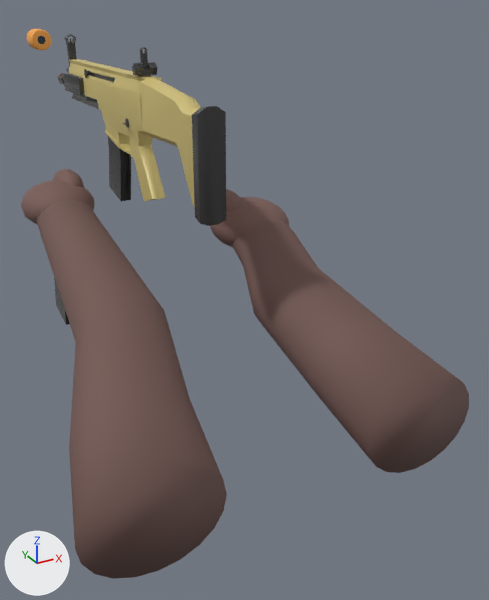
What one commit did to the Blender file art/weapons/ranger.blend.
Both versions are drawn from a 50 mm camera at (-0.62, -1.39, 0.33) aimed at (0.24, 0.17, -0.45). The lights are fixed; the arrows at lower left show +X, +Y and +Z. The picture after the commit comes second.

Names of what the first picture shows: 'AUTHORED scarl ChargingHandleGeometry', 'AUTHORED scarl FrontIronSight', 'AUTHORED scarl IronSightGeometry', 'AUTHORED scarl MagazineGeometry', 'AUTHORED scarl SpareMagazineGeometry', 'AUTHORED scarl StockGeometry', 'AUTHORED scarl WeaponBodyGeometry', 'LEFT BARE FOREARM', 'LEFT exposed hand palm', 'LEFT thumb pad', 'RIGHT BARE FOREARM', 'RIGHT exposed hand palm', 'RIGHT thumb pad' and 2 more.
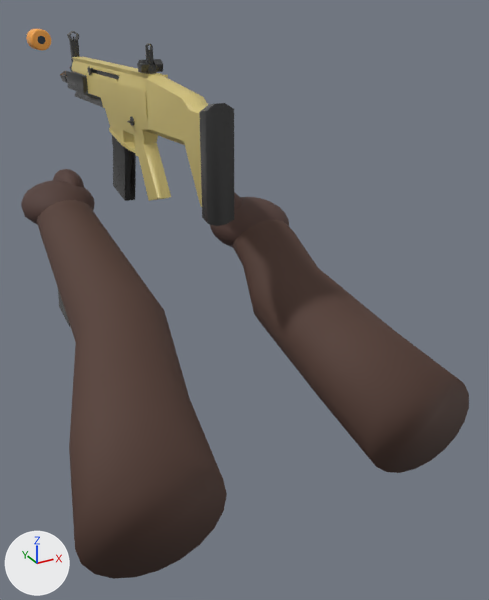
The change, as a diff of the scene's bpy script:
```diff
--- a/art/weapons/ranger.blend.py
+++ b/art/weapons/ranger.blend.py
@@ mat_bare_dark_skin_forearms_10 @@
 mat_bare_dark_skin_forearms_10 = principled_material('BARE_DARK_SKIN_FOREARMS_10')
-mat_bare_dark_skin_forearms_10.base_color = (0.169, 0.0941, 0.0824)  # brown #725651
+mat_bare_dark_skin_forearms_10.base_color = (0.0863, 0.0431, 0.0314)  # brown #533b32
 mat_bare_dark_skin_forearms_10.roughness = 0.78
@@ mat_deep_ebony_bare_skin_09 @@
 mat_deep_ebony_bare_skin_09 = principled_material('DEEP_EBONY_BARE_SKIN_09')
-mat_deep_ebony_bare_skin_09.base_color = (0.188, 0.102, 0.0902)  # brown #785a55
+mat_deep_ebony_bare_skin_09.base_color = (0.0784, 0.0392, 0.0314)  # brown #4f3832
 mat_deep_ebony_bare_skin_09.roughness = 0.76
@@ me_charginghandlegeometrymesh_001 @@
-me_charginghandlegeometrymesh_001.from_pydata(...)  # 446 vertices, 852 faces; spans x -0.036..-0.009, y 0.384..0.624, z 0.13..0.154
+me_charginghandlegeometrymesh_001.from_pydata(...)  # 446 vertices, 852 faces; spans x -0.036..-0.009, y 0.347..0.587, z 0.14..0.164
+# me_charginghandlegeometrymesh_001 part 1: the whole mesh is moved by (0.0, -0.037, 0.01)
 me_charginghandlegeometrymesh_001.materials.append(mat_highlight)
@@ me_frontironsightmesh_001 @@
-me_frontironsightmesh_001.from_pydata(...)  # 424 vertices, 669 faces; spans x -0.021..0.0089, y 0.8283..0.8601, z 0.1213..0.2396
+me_frontironsightmesh_001.from_pydata(...)  # 424 vertices, 669 faces; spans x -0.021..0.0089, y 0.7913..0.8231, z 0.1313..0.2496
+# me_frontironsightmesh_001 part 2: the whole mesh is moved by (0.0, -0.037, 0.01)
 me_frontironsightmesh_001.materials.append(mat_highlight)
@@ me_ironsightgeometrymesh_001 @@
-me_ironsightgeometrymesh_001.from_pydata(...)  # 422 vertices, 832 faces; spans x -0.0322..0.0215, y 0.2029..0.2608, z 0.1656..0.2321
+me_ironsightgeometrymesh_001.from_pydata(...)  # 422 vertices, 832 faces; spans x -0.0322..0.0215, y 0.1659..0.2238, z 0.1756..0.2421
+# me_ironsightgeometrymesh_001 part 3: the whole mesh is moved by (0.0, -0.037, 0.01)
 me_ironsightgeometrymesh_001.materials.append(mat_secondary)
@@ me_magazinegeometrymesh_001 @@
-me_magazinegeometrymesh_001.from_pydata(...)  # 68 vertices, 132 faces; spans x -0.021..0.009, y 0.396..0.521, z -0.19..0.031
+me_magazinegeometrymesh_001.from_pydata(...)  # 68 vertices, 132 faces; spans x -0.021..0.009, y 0.359..0.484, z -0.18..0.041
+# me_magazinegeometrymesh_001 part 4: the whole mesh is moved by (0.0, -0.037, 0.01)
 me_magazinegeometrymesh_001.materials.append(mat_highlight)
@@ me_sparemagazinegeometrymesh_001 @@
-me_sparemagazinegeometrymesh_001.from_pydata(...)  # 68 vertices, 132 faces; spans x -0.236..-0.205, y 0.303..0.428, z -0.49..-0.269
+me_sparemagazinegeometrymesh_001.from_pydata(...)  # 68 vertices, 132 faces; spans x -0.236..-0.205, y 0.266..0.391, z -0.48..-0.259
+# me_sparemagazinegeometrymesh_001 part 5: the whole mesh is moved by (0.0, -0.037, 0.01)
 me_sparemagazinegeometrymesh_001.materials.append(mat_highlight)
@@ me_stockgeometrymesh_001 @@
-me_stockgeometrymesh_001.from_pydata(...)  # 356 vertices, 668 faces; spans x -0.037..0.025, y -0.143..0.194, z -0.108..0.166
+me_stockgeometrymesh_001.from_pydata(...)  # 356 vertices, 668 faces; spans x -0.037..0.025, y -0.18..0.157, z -0.098..0.176
+# me_stockgeometrymesh_001 part 6: the whole mesh is moved by (0.0, -0.037, 0.01)
 me_stockgeometrymesh_001.materials.append(mat_primary)
@@ me_weaponbodygeometrymesh_001 @@
-me_weaponbodygeometrymesh_001.from_pydata(...)  # 2432 vertices, 4579 faces; spans x -0.046..0.046, y 0.161..0.987, z -0.142..0.166
+me_weaponbodygeometrymesh_001.from_pydata(...)  # 2432 vertices, 4579 faces; spans x -0.046..0.046, y 0.124..0.95, z -0.132..0.176
+# me_weaponbodygeometrymesh_001 part 7: the whole mesh is moved by (0.0, -0.037, 0.01)
 me_weaponbodygeometrymesh_001.materials.append(mat_highlight)
```

Location of each change, [x1, y1, x2, y2] in pixels of the pictures (489 x 600 px):
'LEFT BARE FOREARM', recoloured (darker)
    both: [37, 200, 227, 579]
'RIGHT BARE FOREARM', recoloured (darker)
    both: [232, 220, 469, 473]
'AUTHORED scarl StockGeometry', moved
    before: [140, 77, 226, 226]
    after: [146, 74, 234, 226]
'AUTHORED scarl WeaponBodyGeometry', moved
    before: [57, 59, 165, 201]
    after: [60, 57, 171, 201]
'RIGHT exposed hand palm', recoloured (darker)
    both: [210, 197, 289, 248]
'LEFT exposed hand palm', recoloured (darker)
    both: [21, 180, 95, 225]
'AUTHORED scarl MagazineGeometry', moved
    before: [108, 136, 131, 201]
    after: [112, 135, 136, 201]
'AUTHORED scarl IronSightGeometry', moved
    before: [132, 47, 158, 77]
    after: [137, 43, 163, 74]
'LEFT thumb pad', recoloured (darker)
    both: [53, 169, 84, 187]
'AUTHORED scarl FrontIronSight', moved
    before: [64, 34, 76, 67]
    after: [67, 31, 80, 64]
'RIGHT thumb pad', recoloured
    both: [234, 192, 242, 210]
'AUTHORED scarl ChargingHandleGeometry', moved
    before: [84, 69, 115, 82]
    after: [88, 66, 119, 80]
'AUTHORED scarl SpareMagazineGeometry', moved (mostly hidden)
    before: [54, 277, 70, 325]
    after: [58, 290, 70, 327]
